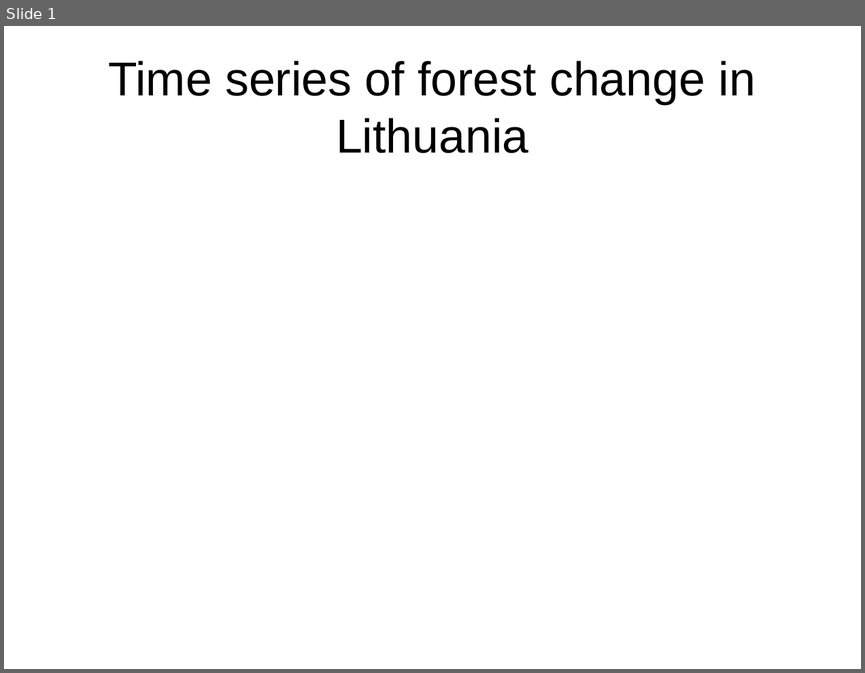
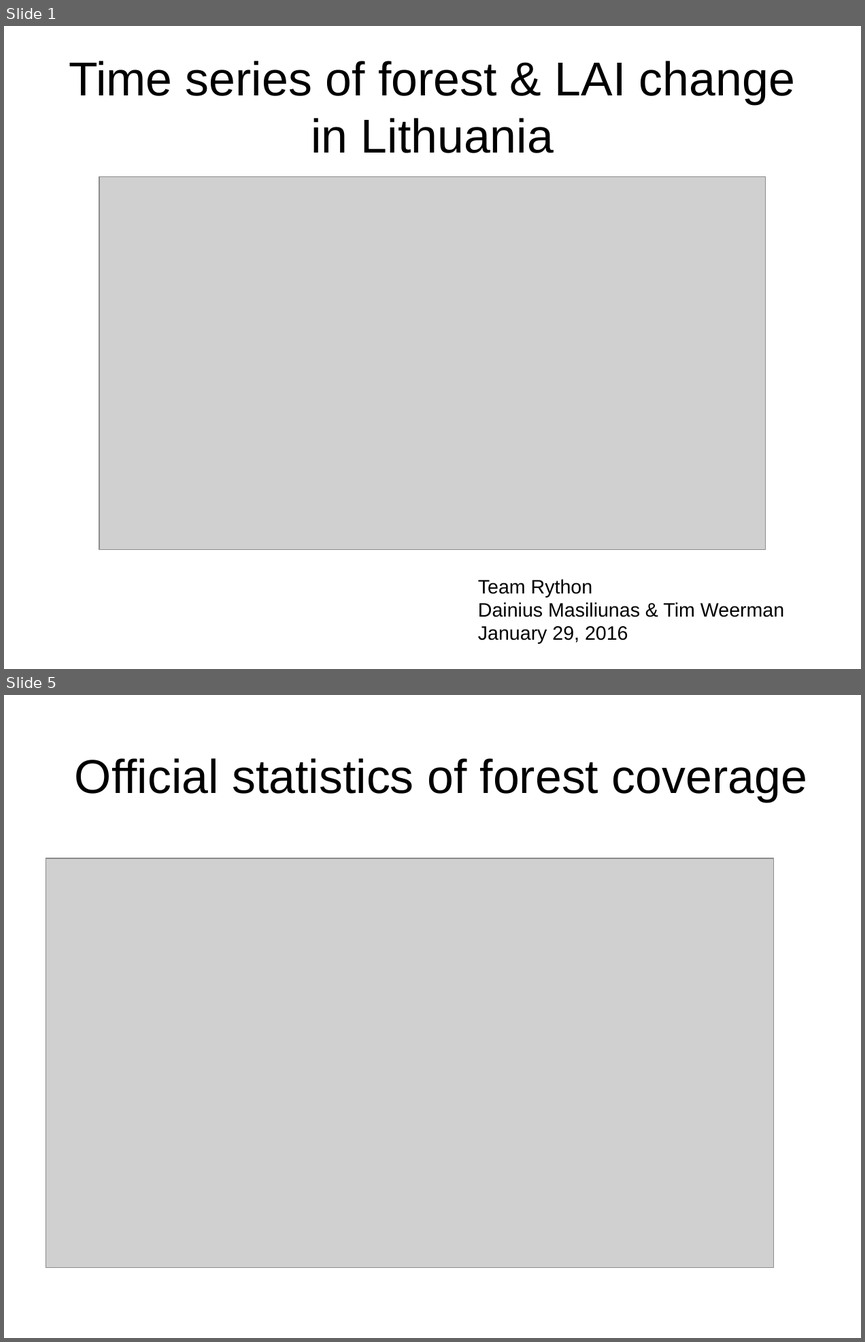
Before and after one commit to GreatEmerald/geoscripting, a slide deck: Project/Presentation/Project presentation.odp. Shown one above the other, each under a label of ours: slide 1 before the commit, slides 1 and 5 after it; the slides between them are not shown. The pictures are 865x673 and 865x1342 pixels, drawn with LibreOffice and Linux fonts; fonts in the diff are those of the drawing; grey boxes stand for pictures. Boxes give left, top, right and bottom in pixels: in the first picture for what was removed or moved away, otherwise in the second. Text is boxed around its words. In the diff, an @@ line names an element or a change of style, - is before the commit and + after.

```diff
--- a/Project/Presentation/Project presentation.odp
+++ b/Project/Presentation/Project presentation.odp
@@ slide 5 added at <box>4,695,861,1338</box>, background #FFFFFF @@
@@ title added at <box>75,758,807,802</box>, 44 pt, text #000000 @@
+Official statistics of forest coverage
@@ picture added at <box>46,858,774,1268</box> @@
@@ slide 1 changed as well @@
@@ title at <box>69,61,795,153</box>: text changed @@
-Time series of forest change in Lithuania
+Time series of forest & LAI change in Lithuania
@@ picture added at <box>99,176,765,548</box> @@
@@ text added at <box>478,579,784,643</box>, 18 pt, text #000000 @@
+Team Rython
+Dainius Masiliunas & Tim Weerman
+January 29, 2016
```
Also in this commit, not shown: 8 other slides added, 3 slides removed, 1 other file.
